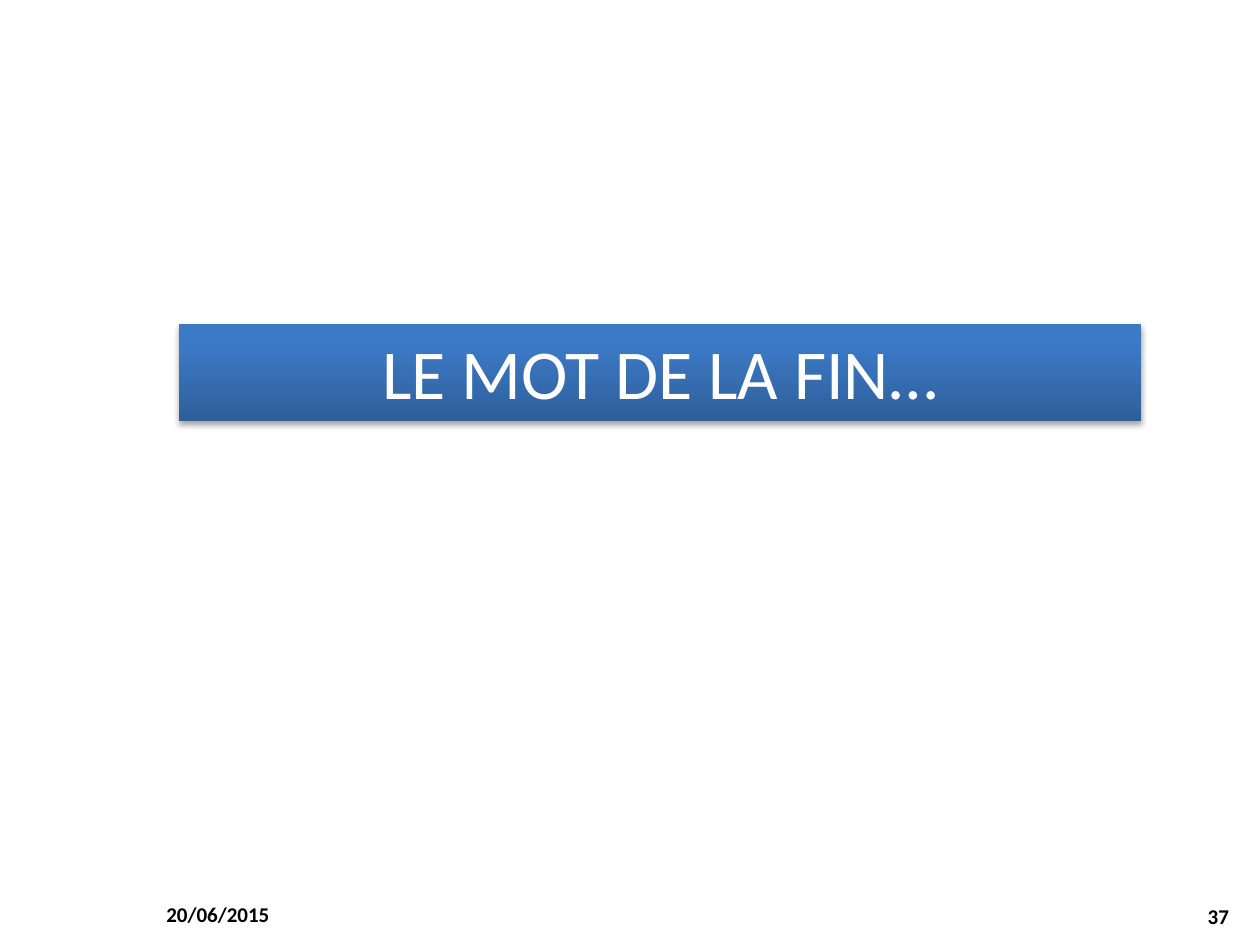
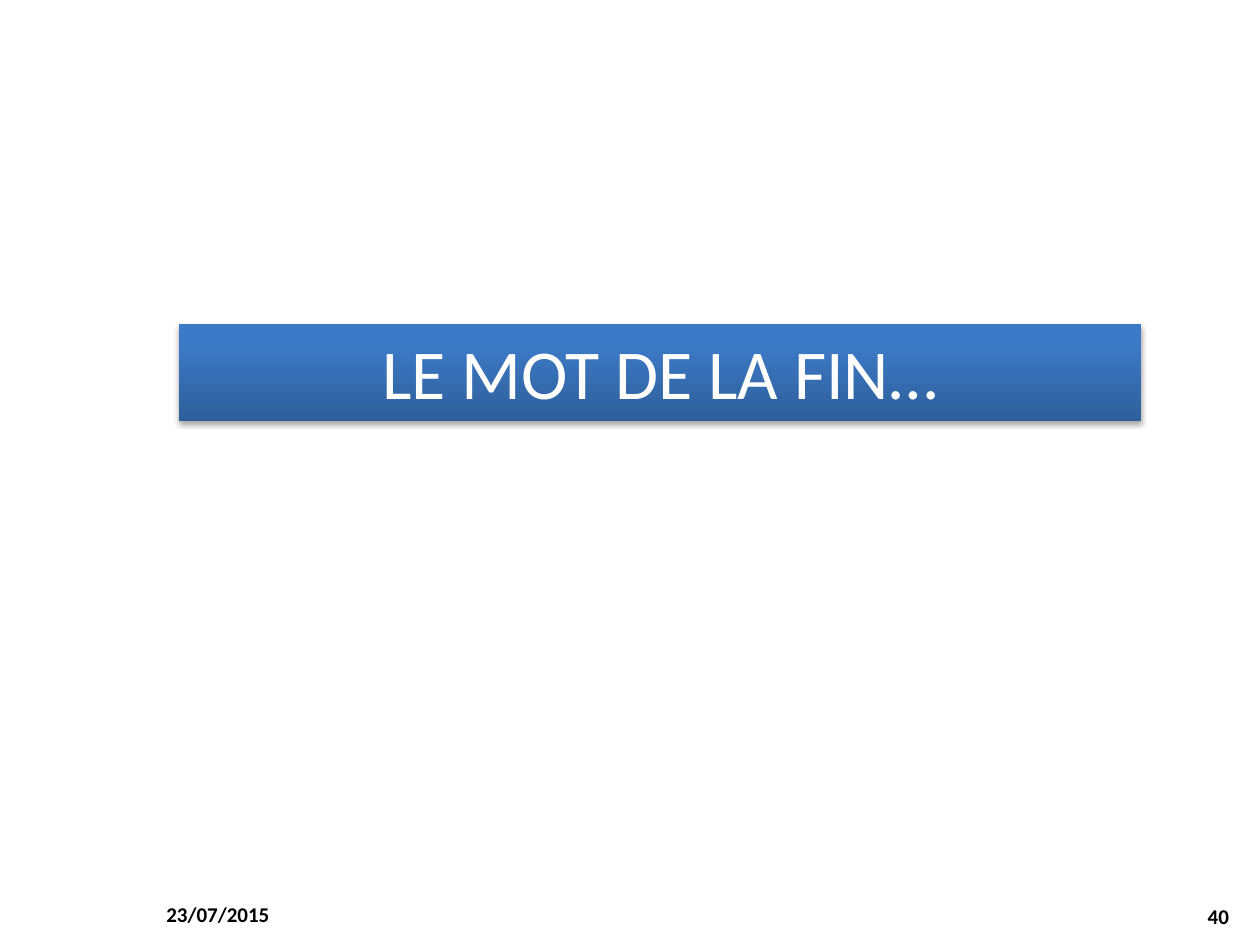
Before and after one commit to M2SIID-ODE/Projet_ODE, a slide deck: slide 40 of Documentation/3 - Documentation technique/Installation_PostesDevs.pptx (slide 37 before the commit). Drawn at 1260x945 pixels with LibreOffice and Linux fonts; fonts in the diff are those of the drawing; background and template pictures are left out. Boxes give left, top, right and bottom in pixels: in the first picture for what was removed or moved away, otherwise in the second. Text is boxed around its words. In the diff, an @@ line names an element or a change of style, - is before the commit and + after.

```diff
--- a/Documentation/3 - Documentation technique/Installation_PostesDevs.pptx
+++ b/Documentation/3 - Documentation technique/Installation_PostesDevs.pptx
@@ text at [166, 907, 269, 923]: text changed @@
-20/06/2015
+23/07/2015
@@ page number at [1208, 910, 1229, 924]: text changed @@
-37
+40
```
Also in this commit, not shown: 38 other slides changed, 3 slides added, 9 other files.
